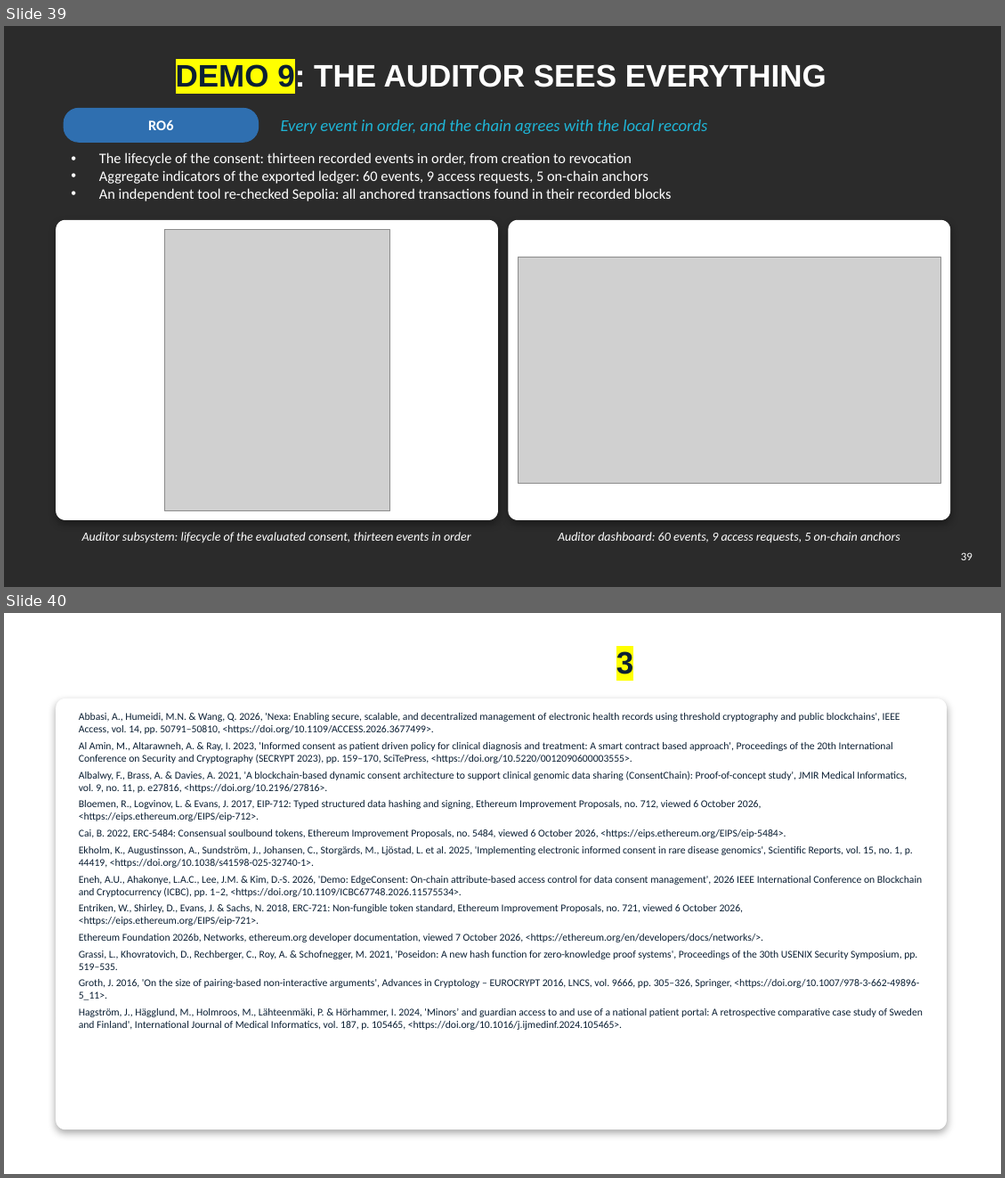
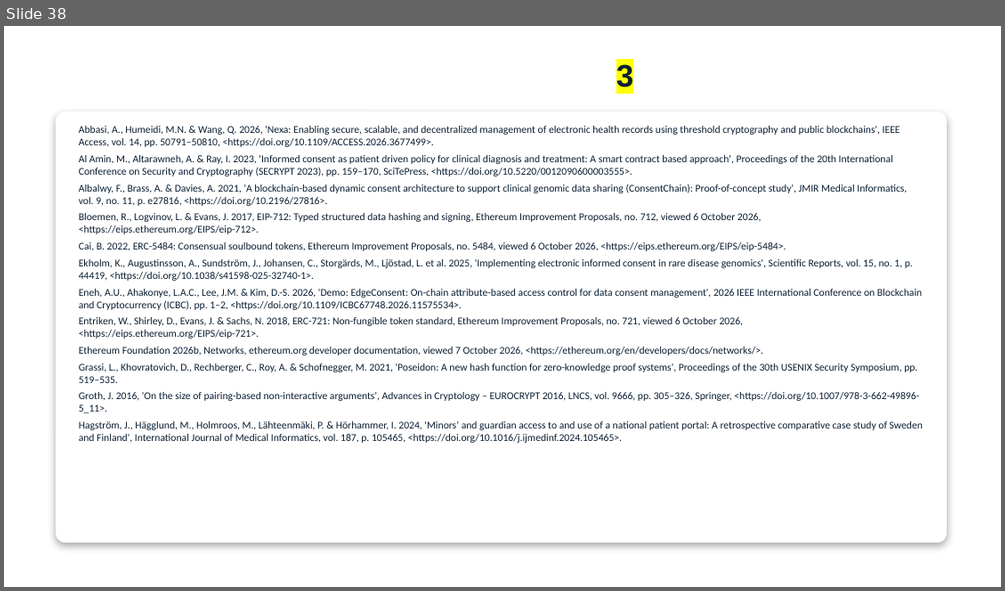
Before and after one commit to yasir12345678900/HealthRWA-Sepolia-Personal-try, a slide deck: docs/Yasir_Candidature_Reassessment_Slides_Simple_YELLOW_changes.pptx. Shown one above the other, each under a label of ours: slides 39 and 40 before the commit, slide 38 after it. The pictures are 1005x1178 and 1005x591 pixels, drawn with LibreOffice and Linux fonts; fonts in the diff are those of the drawing; grey boxes stand for pictures; background and template pictures are left out; a plain dark background stands for a picture behind light text. Boxes give left, top, right and bottom in pixels: in the first picture for what was removed or moved away, otherwise in the second. Text is boxed around its words. In the diff, an @@ line names an element or a change of style, - is before the commit and + after.

```diff
--- a/docs/Yasir_Candidature_Reassessment_Slides_Simple_YELLOW_changes.pptx
+++ b/docs/Yasir_Candidature_Reassessment_Slides_Simple_YELLOW_changes.pptx
@@ slide 39 removed at (4, 26, 1001, 587), background picture (left out) @@
@@ title removed at (176, 62, 826, 93) @@
-DEMO 9: THE AUDITOR SEES EVERYTHING
@@ rounded rectangle removed at (64, 108, 259, 142) @@
@@ text removed at (148, 120, 173, 130) @@
-RO6
@@ text removed at (281, 119, 708, 134) @@
-Every event in order, and the chain agrees with the local records
@@ text removed at (99, 152, 672, 201) @@
-• The lifecycle of the consent: thirteen recorded events in order, from creation to revocation
-• Aggregate indicators of the exported ledger: 60 events, 9 access requests, 5 on-chain anchors
-• An independent tool re-checked Sepolia: all anchored transactions found in their recorded blocks
@@ rounded rectangle removed at (57, 220, 498, 520) @@
@@ picture removed at (164, 230, 389, 510) @@
@@ rounded rectangle removed at (509, 220, 950, 520) @@
@@ picture removed at (518, 257, 941, 483) @@
@@ text removed at (82, 532, 471, 542) @@
-Auditor subsystem: lifecycle of the evaluated consent, thirteen events in order
@@ text removed at (558, 532, 900, 542) @@
-Auditor dashboard: 60 events, 9 access requests, 5 on-chain anchors
@@ page number removed at (961, 552, 972, 560) @@
-39
@@ what was slide 40 is now slide 38 @@
```
Also in this commit, not shown: 6 slides changed, 2 slides added, 3 other slides removed, 3 other files.
